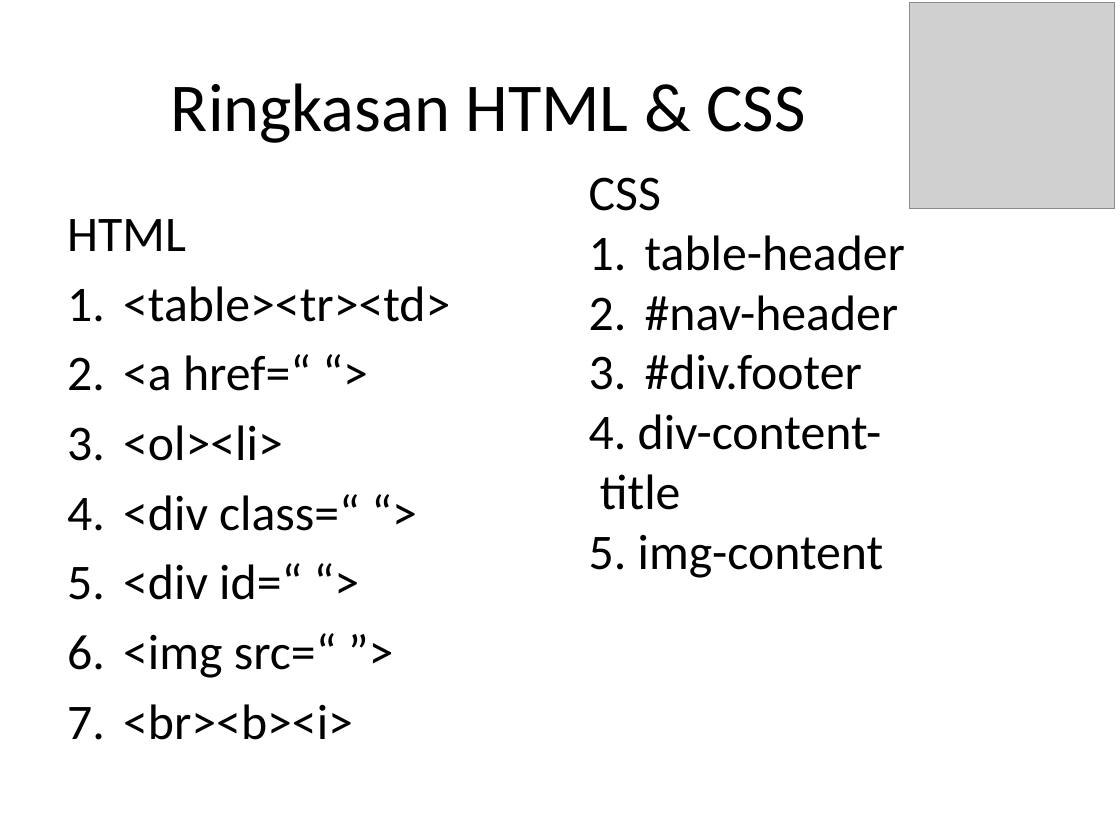
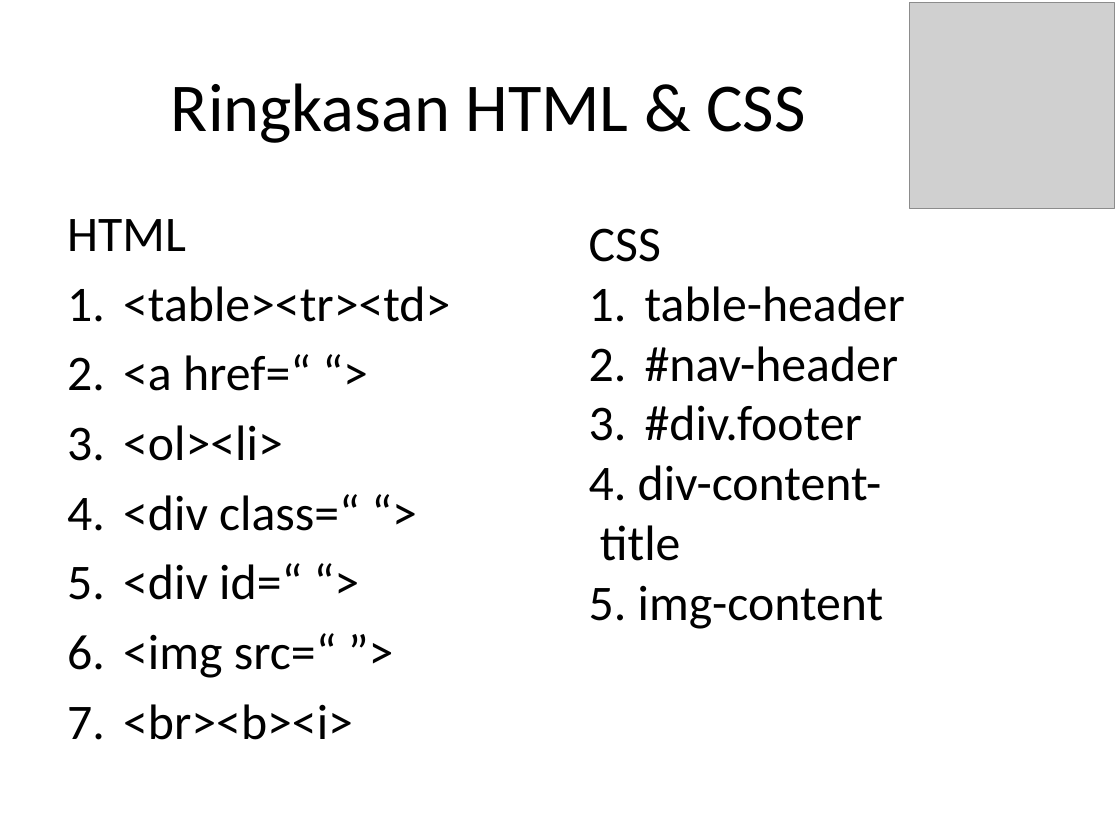
Before and after one commit to IOInspire/SGCodingMum, a slide deck: slide 4 of Titin/Power poin.pptx. Drawn at 1120x840 pixels with LibreOffice and Linux fonts; fonts in the diff are those of the drawing; grey boxes stand for pictures; background and template pictures are left out. Boxes give left, top, right and bottom in pixels: in the first picture for what was removed or moved away, otherwise in the second. Text is boxed around its words. In the diff, an @@ line names an element or a change of style, - is before the commit and + after.

```diff
--- a/Titin/Power poin.pptx
+++ b/Titin/Power poin.pptx
@@ text "CSS": place and size @@
-text "CSS" at [589, 177, 905, 578]
+text "CSS" at [589, 228, 905, 629]
```
Also in this commit, not shown: 7 other files.
